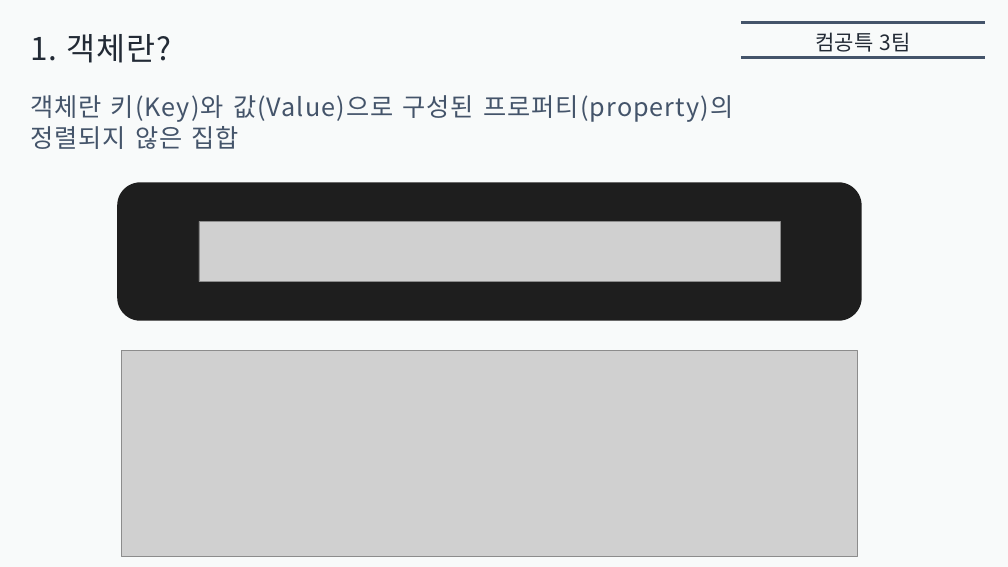
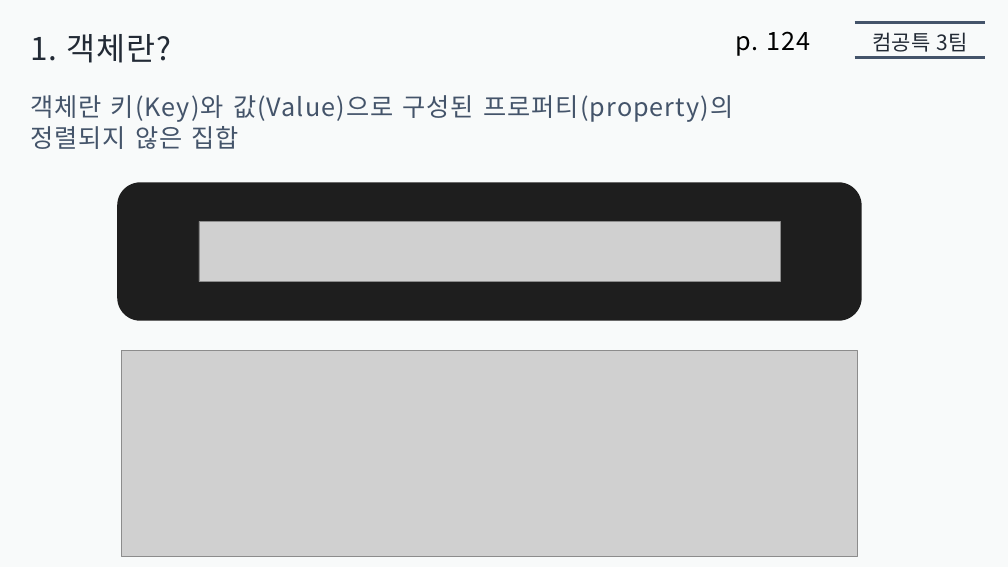
Before and after one commit to jaehoo1/Modern-JavaScript-Deep-Dive, a slide deck: slide 2 of 05. 객체 리터럴/presentation5/Alisherka7/알레셰르.pptx. Drawn at 1008x567 pixels with LibreOffice and Linux fonts; fonts in the diff are those of the drawing; grey boxes stand for pictures. Boxes give left, top, right and bottom in pixels: in the first picture for what was removed or moved away, otherwise in the second. Text is boxed around its words. In the diff, an @@ line names an element or a change of style, - is before the commit and + after.

```diff
--- a/05. 객체 리터럴/presentation5/Alisherka7/알레셰르.pptx
+++ b/05. 객체 리터럴/presentation5/Alisherka7/알레셰르.pptx
@@ text "컴공특 3팀": place and size @@
-text "컴공특 3팀" at [816,32,910,52]
+text "컴공특 3팀" at [872,32,967,52]
@@ line moved from (741, 22) - (985, 22) to (855, 22) - (985, 22) @@
@@ text added at [735,31,810,56], 24 pt, text #000000 @@
+p. 124
@@ line moved from (741, 57) - (985, 57) to (855, 57) - (985, 57) @@
```
Also in this commit, not shown: 11 other slides changed.
